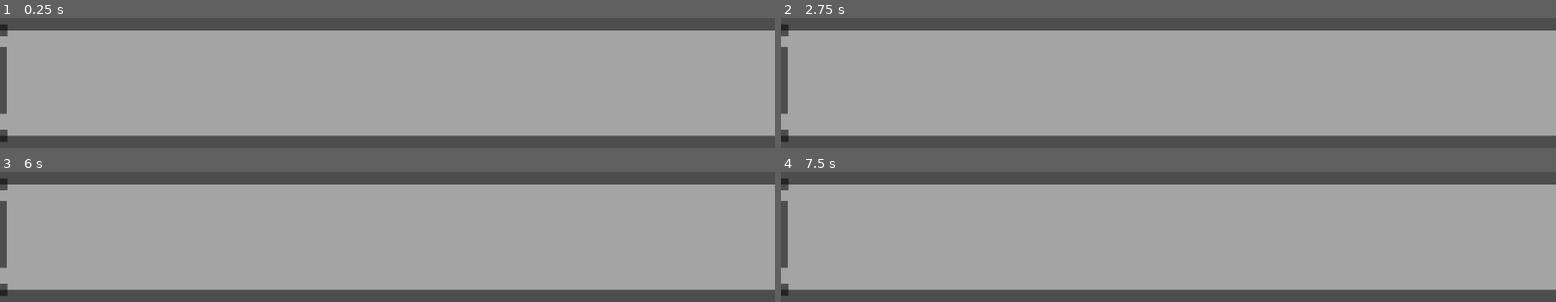
Above: before the commit, frames 1-4 (two rows, left to right).
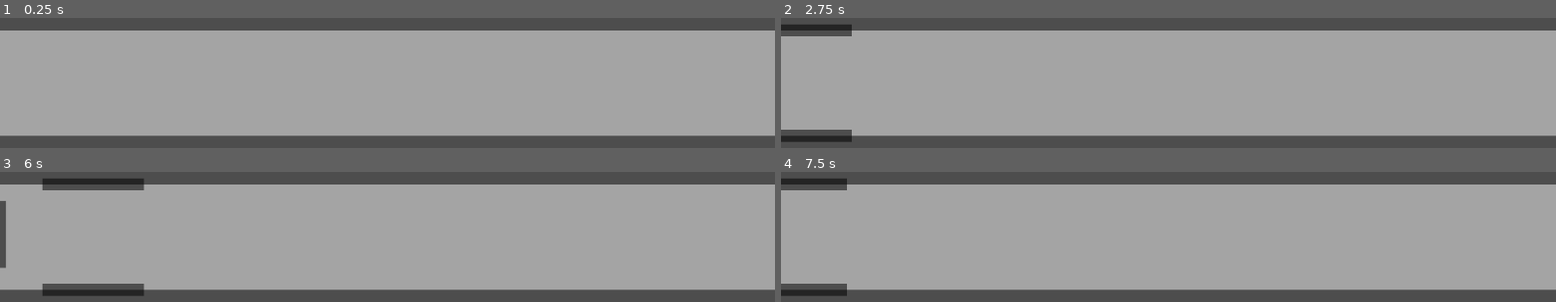
Above: after the commit, the same moments.

Repository: cgsdev0/giggle-groove
Game: Godot game, scene res://main.tscn
Two runs of this game, one before a commit and one after it. Both use one fixed random seed, a clock stepped at 60 frames per second and the inputs below.
Inputs:
- Up to frame 1 (0.25 s): no input
- Up to frame 2 (2.75 s): tap Enter (ui_accept) at 0.5, 0.77, 1.25, 1.52, 2 s; hold Z (row0) 0.53-1.28 s; tap X (row1) at 1.35 s; hold Z (row0) from 2.03 s (still down)
- Up to frame 3 (6 s): release Z (row0) at 2.78 s; tap X (row1) at 2.85, 4.35, 5.85 s; tap Enter (ui_accept) at 3.02, 3.5, 3.77, 4.25, 4.52, 5 s; hold Z (row0) 3.53-4.28 s; hold Z (row0) 5.03-5.78 s
- Up to frame 4 (7.5 s): tap Enter (ui_accept) at 6.02, 6.77 s; hold Z (row0) 6.53-7.28 s; tap X (row1) at 7.35 s

The runs differ from the first frame. In frame 1, 0.6% of the frame differs, in the area x 0-2%, y 5-96%; in frame 2, 2.0%; in frame 3, 2.7%, in the area x 0-19%, y 5-96%; in frame 4, 1.9%.
Error in both runs: Cannot call method 'get_length' on a null value. (res://not_joke.gd:47)

Commit message:
please make the robot shut up

Diff:
--- a/main.tscn
+++ b/main.tscn
@@ -2,7 +2,7 @@
 
 [ext_resource type="Theme" uid="uid://cma485vc1b1ab" path="res://joke.theme" id="1_agnvs"]
 [ext_resource type="Script" path="res://not_joke.gd" id="1_c476h"]
-[ext_resource type="Resource" uid="uid://cl57owrmfqjlf" path="res://jokes/robot_joke_5.txt" id="3_ppqeh"]
+[ext_resource type="Resource" uid="uid://btg2ryddfsrio" path="res://jokes/robot_joke_2.txt" id="3_k2faa"]
 
 [node name="Node" type="Node"]
 
@@ -15,7 +15,7 @@
 grow_vertical = 2
 theme = ExtResource("1_agnvs")
 script = ExtResource("1_c476h")
-joke = ExtResource("3_ppqeh")
+joke = ExtResource("3_k2faa")
 metadata/_edit_use_anchors_ = true
 
 [node name="AudioStreamPlayer" type="AudioStreamPlayer" parent="Control"]
Not shown, added: jokes/robot_joke_2.txt
Not shown, added: jokes/robot_joke_2.txt.import
Not shown, changed: jokes/robot_joke_2.wav
